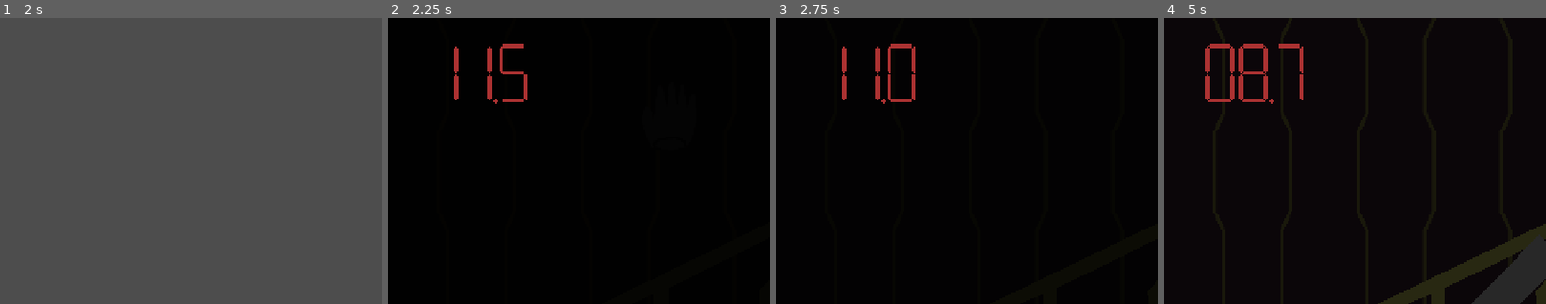
Above: before the commit, frames 1-4 (left to right).
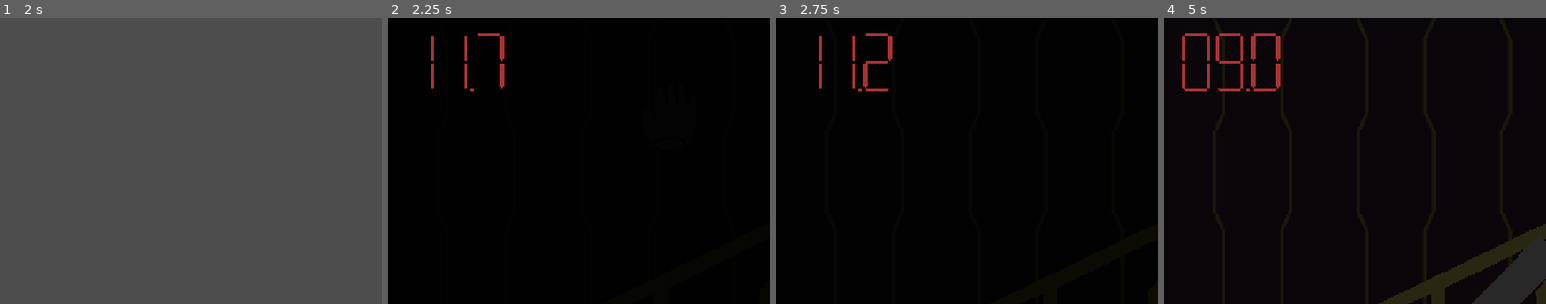
Above: after the commit, the same moments.

Repository: tom-frantz/gmtk-2026
Game: Godot game, scene res://scenes/main_menu/main_menu.tscn
Two runs of this game, one before a commit and one after it. Both use one fixed random seed, a clock stepped at 60 frames per second and the inputs below. The engine's default icon, where the game draws it, is replaced by a stand-in: a white triangle on a blue panel in a dark square. Sound files missing from this copy of the repository are replaced by a short silence.
Inputs (mouse positions are % of the whole screen's width and height, from its top left):
- Up to frame 1 (2 s): tap Enter at 0.5 s; drag from (31, 56) to (60, 28) at 0.52 s; tap Space at 1.25 s; drag from (30, 55) to (45, 70) at 1.27 s
- Up to frame 2 (2.25 s): move the mouse to (60, 28) at 2.02 s; click (60, 28) at 2.1 s
- Up to frame 3 (2.75 s): no input
- Up to frame 4 (5 s): drag from (45, 70) to (66, 61) at 2.77 s; move the mouse to (80, 65) at 3.52 s; click (80, 65) at 3.6 s; drag from (20, 35) to (37, 61) at 4.27 s
The pictures show only the part of the screen within x 0-50%, y 0-50%; the shares and areas given below are measured in that part.

Frame 1 is identical in both runs. In frame 2, 1.2% of the frame differs, in the area x 11-37%, y 5-30%; in frame 3, 1.4%; in frame 4, 2.2%, in the area x 4-37%, y 5-30%.

Commit message:
Alarm Clock minigame - Add transition

Diff:
--- a/scenes/minigames/alarm_clock/alarm_clock_v2.tscn
+++ b/scenes/minigames/alarm_clock/alarm_clock_v2.tscn
@@ -10,11 +10,9 @@
 [ext_resource type="PackedScene" uid="uid://dg6i4mlw8jcg4" path="res://scenes/common/bedroom_items/soft_toy.tscn" id="7_e7emu"]
 [ext_resource type="PackedScene" uid="uid://efyqukual3b" path="res://scenes/common/hand/hand2.tscn" id="8_mmqdm"]
 [ext_resource type="PackedScene" uid="uid://641f7qyvxmq6" path="res://scenes/common/black_fade/fade.tscn" id="9_l8c76"]
-[ext_resource type="PackedScene" uid="uid://d3qorbs0l4srn" path="res://scenes/common/timer/timer.tscn" id="10_5swjb"]
-[ext_resource type="Script" uid="uid://dgut0ds5bd0q5" path="res://scripts/minigame_timer.gd" id="12_ebl0x"]
-[ext_resource type="AudioStream" uid="uid://jqhdadky6uci" path="res://assets/sound/fx/fail.wav" id="13_5faxw"]
+[ext_resource type="PackedScene" uid="uid://ntopxyuq6n0t" path="res://scenes/common/timer/level_timer.tscn" id="12_8y2u0"]
+[ext_resource type="PackedScene" uid="uid://bu2ysg2oqbo6n" path="res://scenes/minigames/crumpled_ticket/minigame_crumpled_ticket.tscn" id="13_ebl0x"]
 [ext_resource type="AudioStream" uid="uid://cqf8u3pcac7wt" path="res://assets/sound/music/wake up.wav" id="14_i802a"]
-[ext_resource type="AudioStream" uid="uid://c1v77h4rgrwmw" path="res://assets/sound/fx/win_minigame.wav" id="15_i802a"]
 
 [sub_resource type="WorldBoundaryShape2D" id="WorldBoundaryShape2D_2hxnw"]
 
@@ -69,52 +67,16 @@
 
 [node name="FadeIn" parent="." unique_id=1555448231 instance=ExtResource("9_l8c76")]
 
-[node name="LevelTimer" parent="." unique_id=2132368197 instance=ExtResource("10_5swjb")]
-position = Vector2(163, 93)
-
-[node name="Timer" parent="LevelTimer" index="0" unique_id=1572085082]
-wait_time = 11.759
-one_shot = true
-autostart = true
-script = ExtResource("12_ebl0x")
-
-[node name="fail_banner" type="Label" parent="LevelTimer/Timer" index="0" unique_id=1539534156]
-visible = false
-z_index = 100
-offset_left = 136.0
-offset_top = 194.0
-offset_right = 1192.0
-offset_bottom = 603.0
-theme_override_colors/font_color = Color(1, 0, 0.047058824, 1)
-theme_override_font_sizes/font_size = 300
-text = "LOSER!"
-
-[node name="lose_audio" type="AudioStreamPlayer" parent="LevelTimer/Timer" index="1" unique_id=279698726]
-unique_name_in_owner = true
-stream = ExtResource("13_5faxw")
-
-[node name="win_banner" type="Label" parent="." unique_id=438359993]
-unique_name_in_owner = true
-visible = false
-z_index = 100
-z_as_relative = false
-offset_left = 6.0
-offset_top = 275.0
-offset_right = 1293.0
-offset_bottom = 684.0
-theme_override_colors/font_color = Color(1, 1, 0.25490198, 1)
-theme_override_font_sizes/font_size = 300
-text = "WINNER!"
-
 [node name="background_music" type="AudioStreamPlayer" parent="." unique_id=221275075]
 unique_name_in_owner = true
 stream = ExtResource("14_i802a")
 
-[node name="win_audio" type="AudioStreamPlayer" parent="." unique_id=870470174]
-unique_name_in_owner = true
-stream = ExtResource("15_i802a")
+[node name="LevelTimer" parent="." unique_id=1524867858 instance=ExtResource("12_8y2u0")]
+lose_timeout = 12.0
+transition_text = "Almost hit snooze... I hope I don't miss the bus!"
+next_minigame = ExtResource("13_ebl0x")
+background_music = ExtResource("14_i802a")
 
 [connection signal="my_fuckin_ace_signal" from="AlarmClock" to="." method="_on_alarm_clock_my_fuckin_ace_signal"]
 [connection signal="my_fuckin_ace_signal" from="AlarmClock" to="Hand" method="_on_alarm_clock_my_fuckin_ace_signal"]
-
-[editable path="LevelTimer"]
+[connection signal="my_fuckin_ace_signal" from="AlarmClock" to="LevelTimer" method="on_win" unbinds=1]
--- a/scenes/minigames/alarm_clock/alarm_clock_v_2.gd
+++ b/scenes/minigames/alarm_clock/alarm_clock_v_2.gd
@@ -8,24 +8,14 @@
 func _ready() -> void:
     PhysicsServer2D.area_set_param(get_viewport().find_world_2d().space, PhysicsServer2D.AREA_PARAM_GRAVITY, 981) # Sets new gravity magnitude
     PhysicsServer2D.area_set_param(get_viewport().find_world_2d().space, PhysicsServer2D.AREA_PARAM_GRAVITY_VECTOR, Vector2(0, 1)) # Sets downward gravity
-    %background_music.play()
-    timer = get_node("/root/AlarmClockV2/LevelTimer/Timer")
-    background_music = %background_music
 
-
-# Called every frame. 'delta' is the elapsed time since the previous frame.
-func _process(delta: float) -> void:
-    if not background_music.playing and not timer.paused:
-        background_music.play()
-
-
-func _on_alarm_clock_my_fuckin_ace_signal(body: Node2D) -> void:
-    # Winner winner, chicken dinner.
-    var win_banner: Label = %win_banner
-    win_banner.visible = true
-    timer.paused = true
-    background_music.stop()
-    if !%win_audio.playing:
-        %win_audio.play()
-    await get_tree().create_timer(2.0).timeout
-    get_tree().change_scene_to_file("res://scenes/minigames/keypad/minigame_keypad.tscn")
+# func _on_alarm_clock_my_fuckin_ace_signal(body: Node2D) -> void:
+#     # Winner winner, chicken dinner.
+#     var win_banner: Label = %win_banner
+#     win_banner.visible = true
+#     timer.paused = true
+#     background_music.stop()
+#     if !%win_audio.playing:
+#         %win_audio.play()
+#     await get_tree().create_timer(2.0).timeout
+#     get_tree().change_scene_to_file("res://scenes/minigames/keypad/minigame_keypad.tscn")
